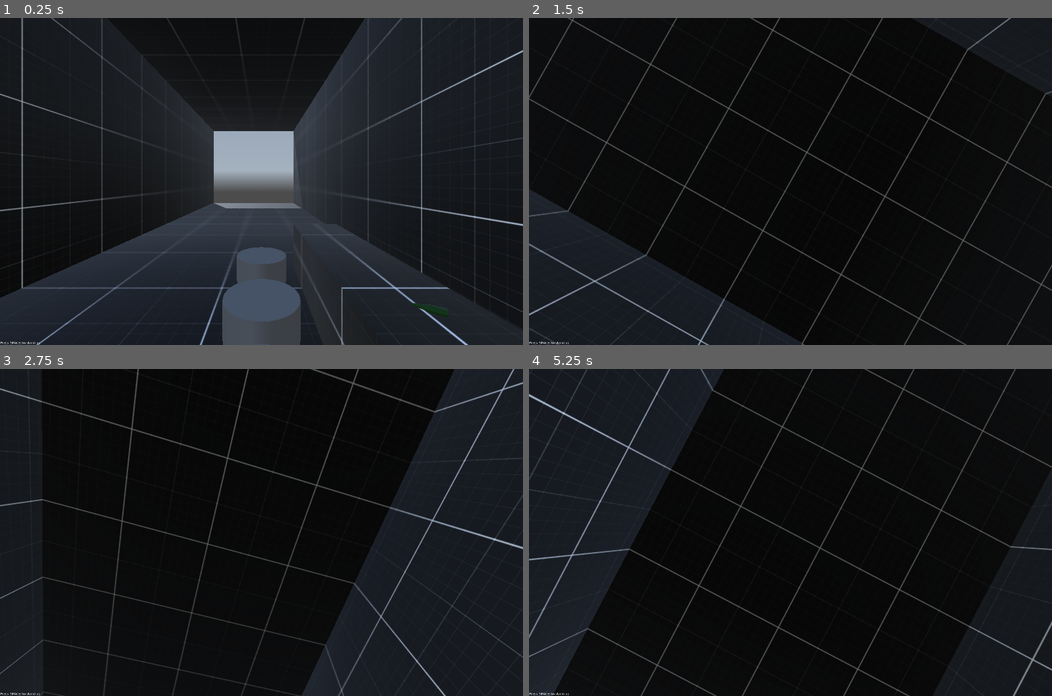
Above: before the commit, frames 1-4 (two rows, left to right).
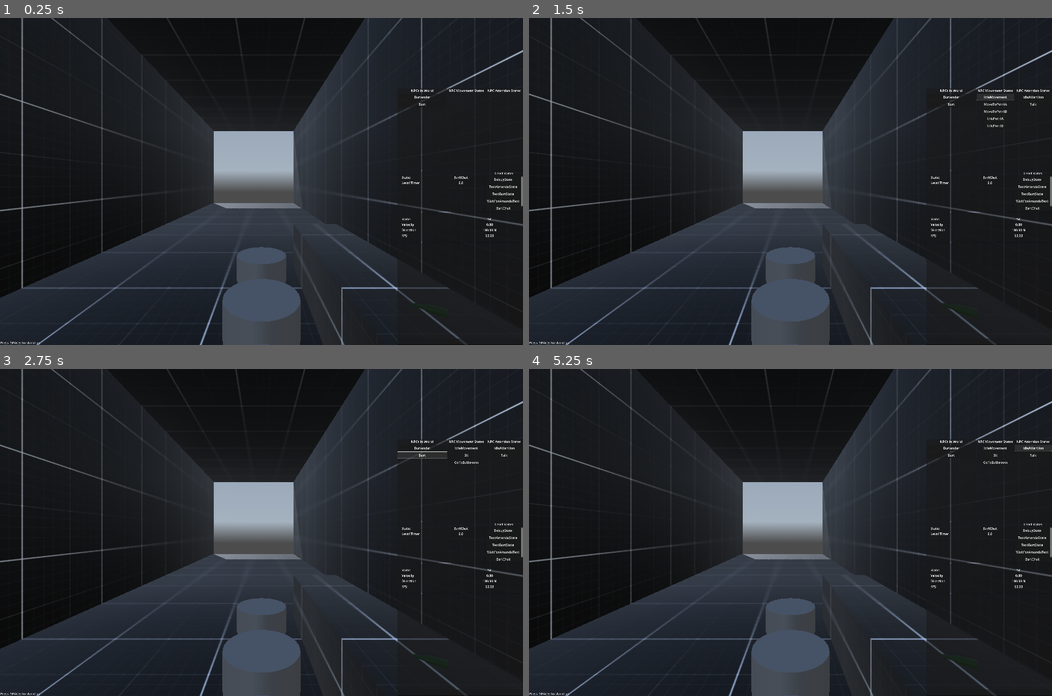
Above: after the commit, the same moments.

Repository: LucasMc17/One-Man-s-Trash
Game: Godot game, scene res://levels/level_01/root.tscn
Two runs of this game, one before a commit and one after it. Both use one fixed random seed, a clock stepped at 60 frames per second and the inputs below. A sky picture missing from this copy of the repository is replaced by a grey-blue gradient.
Inputs (mouse positions are in pixels of both pictures, inside the frame that each line leads up to):
- Up to frame 1 (0.25 s): no input
- Up to frame 2 (1.5 s): click (952, 96) at 0.5 s, where only the run after the commit has a clickable "Bartender"; click (994, 96) at 1.25 s, where only the run after the commit has a clickable "IdleMovement"
- Up to frame 3 (2.75 s): click (423, 454) at 2 s, where only the run after the commit has a clickable "Bart"
- Up to frame 4 (5.25 s): click (994, 463) at 2.75 s, where only the run after the commit has a clickable "GoToBathroom"; click (994, 463) at 3.5 s, where only the run after the commit has a clickable "GoToBathroom"; click (994, 454) at 4.25 s, where only the run after the commit has a clickable "Sit"; click (1031, 447) at 5 s, where only the run after the commit has a clickable "IdleAttention"

The runs differ from the first frame. In frame 1, 0.9% of the frame differs, in the area x 76-100%, y 21-100%; in frame 2, 41%; in frame 3, 40%; in frame 4, 47%, in the area x 0-100%, y 0-100%.

Commit message:
one approach to bathroom door closing behind bart

Diff:
--- a/globals/events.gd
+++ b/globals/events.gd
@@ -15,3 +15,9 @@
 
 ## Signal fired when a player's text conversation ends
 signal texting_ended(contact : TextContact)
+
+## Signal fired when an npc changes their movement state
+signal npc_movement_changed(npc : NPC, new_movement : StringName, previous_movement : StringName)
+
+## Signal fired when an npc changes their attention state
+signal npc_attention_changed(npc : NPC, new_attention : StringName, previous_attention : StringName)
--- a/globals/global_node.tscn
+++ b/globals/global_node.tscn
@@ -12,6 +12,4 @@
 
 [node name="Debug" type="Node" parent="."]
 script = ExtResource("2_u1vfw")
-debug_override = "OFF"
-skip_wait_times = true
-skip_typing = true
+debug_override = "ON"
--- a/levels/level_01/root.tscn
+++ b/levels/level_01/root.tscn
@@ -1,10 +1,11 @@
-[gd_scene load_steps=22 format=3 uid="uid://b2m4463t40ea1"]
+[gd_scene load_steps=23 format=3 uid="uid://b2m4463t40ea1"]
 
 [ext_resource type="Script" uid="uid://krn38ubei1hi" path="res://levels/level_01/root.gd" id="1_06tnj"]
 [ext_resource type="PackedScene" uid="uid://bquo2sra7l7e6" path="res://envs/daytime_env.tscn" id="1_jsf6y"]
 [ext_resource type="PackedScene" uid="uid://dp1q3ngso06dk" path="res://scenes/characters/player/player.tscn" id="2_34nx1"]
 [ext_resource type="PackedScene" uid="uid://brwpkrrtos4o5" path="res://debug/debug_block.tscn" id="3_qgp6h"]
 [ext_resource type="PackedScene" uid="uid://bo47ph4exyenq" path="res://scenes/chairs/debug_chair_01.tscn" id="4_06tnj"]
+[ext_resource type="PackedScene" uid="uid://8t3idewsxgn6" path="res://scenes/doors/debug_door_01.tscn" id="6_510th"]
 [ext_resource type="PackedScene" uid="uid://bctvs0pbevh86" path="res://scenes/characters/npcs/bartender/bartender.tscn" id="6_v74tu"]
 [ext_resource type="Script" uid="uid://cau1wg8ulku16" path="res://states/state_machine.gd" id="7_e1ace"]
 [ext_resource type="PackedScene" uid="uid://oi5poak31x26" path="res://scenes/characters/npcs/bart/bart.tscn" id="7_thd0o"]
@@ -70,9 +71,17 @@
 transform = Transform3D(1, 0, 0, 0, 1, 0, 0, 0, 1, 0, 3.5, 20.3)
 size = Vector3(8, 7, 0.5)
 
-[node name="DebugBlock" parent="Geometry" instance=ExtResource("3_qgp6h")]
+[node name="Counter" parent="Geometry" instance=ExtResource("3_qgp6h")]
 transform = Transform3D(1, 0, 0, 0, 1, 0, 0, 0, 1, 2, 0.5, 0)
 size = Vector3(1, 1, 10)
+
+[node name="BathroomWall" parent="Geometry" instance=ExtResource("3_qgp6h")]
+transform = Transform3D(1, 0, 0, 0, 1, 0, 0, 0, 1, 3.22085, 1.01758, 12.9966)
+size = Vector3(1.5, 2, 0.2)
+
+[node name="BathroomWall2" parent="Geometry" instance=ExtResource("3_qgp6h")]
+transform = Transform3D(1, 0, 0, 0, 1, 0, 0, 0, 1, 0.703888, 1.01758, 12.9966)
+size = Vector3(1.5, 2, 0.2)
 
 [node name="Seats" type="Node3D" parent="."]
 
@@ -95,6 +104,11 @@
 transform = Transform3D(1, 0, 0, 0, 1, 0, 0, 0, 1, 0.744456, 0, 2.97665)
 
 [node name="Doors" type="Node3D" parent="."]
+
+[node name="BathroomDoor" parent="Doors" groups=["LevelImportant"] instance=ExtResource("6_510th")]
+transform = Transform3D(1, 0, 0, 0, 1, 0, 0, 0, 1, 1.96809, 0, 12.9894)
+is_locked = true
+is_open = true
 
 [node name="StateMachine" type="Node" parent="." node_paths=PackedStringArray("CURRENT_STATE")]
 unique_name_in_owner = true
--- a/levels/level_01/states/bart_chat_state.gd
+++ b/levels/level_01/states/bart_chat_state.gd
@@ -17,5 +17,4 @@
 
 func _on_conversation_ended(npc : NPC):
 	if npc == Global.NPCS.Bart:
-		Global.log('bart chat ended')
 		transition('WaitForAmandaText')
--- a/levels/level_01/states/wait_for_amanda_text_state.gd
+++ b/levels/level_01/states/wait_for_amanda_text_state.gd
@@ -3,3 +3,7 @@
 func enter(previous_state, ext):
 	super(previous_state, ext)
 	Global.NPCS.Bart.current_movement.transition('GoToBathroom')
+	var bathroom_door : Door = Global.IMPORTANT_SCENES.BathroomDoor
+	Events.npc_movement_changed.connect(func (npc, new_movement, old_movement):
+		if npc == Global.NPCS.Bart && new_movement == 'IdleMovement' && old_movement == 'GoToBathroom':
+			bathroom_door.is_open = false)
--- a/scenes/characters/npcs/bart/bart.tscn
+++ b/scenes/characters/npcs/bart/bart.tscn
@@ -6,145 +6,8 @@
 [ext_resource type="Script" uid="uid://bo023d5lgrcn8" path="res://scenes/characters/npcs/states/movement_states/npc_sit_state.gd" id="7_v1oga"]
 [ext_resource type="Script" uid="uid://ckjkuwqqpjt54" path="res://scenes/characters/npcs/states/movement_states/npc_move_state.gd.gd" id="8_furea"]
 
-[sub_resource type="GDScript" id="GDScript_oju1j"]
-script/source = "class_name NPCSittingState extends NPCState
-
-@export var SEAT : Chair
-
-# var SIT_POSITION : Vector3
-# var GET_OFF_POSITION : Vector3
-# var _CAPTURED := false
-# var _EXITING := false
-# var _NEXT_STATE : StringName
-
-# func _ready():
-# 	_gravity_enabled = false
-
-# func enter(previous_state, ext):
-# 	super(previous_state, ext)
-# 	if ext.has('seat'):
-# 		SEAT = ext.seat
-# 	sit_position = SEAT.global_position + SEAT.sit_position
-# 	if ext.has('get_off_position'):
-# 		get_off_position = ext.get_off_position
-# 	else:
-# 		get_off_position = SEAT.GET_OFF_MARKER.global_position
-# 	if ext.has('next_state'):
-# 		_next_state = ext.next_state
-
-# func update(delta):
-# 	if !_captured:
-# 		ACTOR.position = lerp(ACTOR.position, sit_position, 0.08)
-# 		if ACTOR.position.distance_to(sit_position) < 0.01:
-# 			_captured = true
-# 	elif _exiting:
-# 		ACTOR.position = lerp(ACTOR.position, get_off_position, 0.08)
-# 		if ACTOR.position.distance_to(get_off_position) < 0.01:
-# 			super.transition(_next_state)
-# 	else:
-# 		super(delta)
-
-# func transition(new_state_name : StringName, _ext := {}):
-# 	_next_state = new_state_name
-# 	_exiting = true
-
-# func exit():
-# 	_captured = false
-# 	_exiting = false
-"
-
-[sub_resource type="GDScript" id="GDScript_clixb"]
-script/source = "# class_name NPCTalkState
-extends NPCState
-
-var prev_state : NPCState
-
-func _ready():
-	DISABLE_MOVEMENT = true
-
-func enter(previous_state, ext):
-	super(previous_state, ext)
-	prev_state = previous_state
-	# ACTOR.look_at(Global.PLAYER.global_position)
-	ACTOR.rotation.x = 0
-	ACTOR.rotation.z = 0
-	# var direction = POINT.global_position - ACTOR.global_position
-
-func exit():
-	super()
-	prev_state = null
-
-func return_to_last_state():
-	if prev_state:
-		transition(prev_state.name)
-
-func physics_update(delta: float):
-	super(delta)
-	# var direction = Global.PLAYER.CAMERA_CONTROLLER.global_position - ACTOR.global_position
-	# ACTOR.rotation.y = lerp_angle(ACTOR.rotation.y, atan2(-direction.x, -direction.y), 0.15)
-"
-
-[sub_resource type="GDScript" id="GDScript_v1oga"]
-script/source = "# class_name NPCMoveState
-extends NPCState
-
-@export var PATH_INDEX := 0
-@export var SHOULD_LOOP := false
-
-@export var NEXT_STATE : NPCState
-
-var PATH : Path3D
-var TARGET_INDEX := 0
-var TARGET_POSITION : Vector3
-var POINT_COUNT := 0
-
-func enter(previous_state, ext):
-	super(previous_state, ext)
-	PATH = ACTOR.MOVE_PATHS[PATH_INDEX]
-	POINT_COUNT = PATH.curve.point_count - 1
-	TARGET_POSITION = PATH.curve.get_point_position(TARGET_INDEX)
-
-func physics_update(delta: float):
-	super(delta)
-	var direction = (TARGET_POSITION + PATH.global_position) - ACTOR.global_position
-	if ACTOR.is_on_floor():
-		if ACTOR.global_position.distance_to(TARGET_POSITION + PATH.global_position) > 0.2:
-			var vector = direction.normalized() * 2.5
-			ACTOR.velocity.x = vector.x
-			ACTOR.velocity.z = vector.z
-			ACTOR.rotation.y = lerp_angle(ACTOR.rotation.y, atan2(-ACTOR.velocity.x, -ACTOR.velocity.z), 0.15)
-			# ACTOR.run()
-		else:
-			check_next_point()
-
-	ACTOR.move_and_slide()
-
-func check_next_point():
-	if TARGET_INDEX == POINT_COUNT:
-		if SHOULD_LOOP:
-			TARGET_INDEX = 0
-		else:
-			transition(NEXT_STATE.name)
-			return
-	else:
-		TARGET_INDEX += 1
-	TARGET_POSITION = PATH.curve.get_point_position(TARGET_INDEX)
-"
-
 [node name="Bart" instance=ExtResource("1_mkmu5")]
 TALK_TREE = ExtResource("2_kcs5t")
-
-[node name="StateMachine#SittingState" type="Node" parent="." index="1"]
-script = SubResource("GDScript_oju1j")
-metadata/_custom_type_script = "uid://82v0o456gjpd"
-
-[node name="StateMachine#TalkState" type="Node" parent="." index="2"]
-script = SubResource("GDScript_clixb")
-metadata/_custom_type_script = "uid://byy8ut45r621x"
-
-[node name="StateMachine#GoToBathroom" type="Node" parent="." index="3"]
-script = SubResource("GDScript_v1oga")
-metadata/_custom_type_script = "uid://bb242vl6r0yge"
 
 [node name="Talk" type="Node" parent="AttentionStateMachine" index="1" node_paths=PackedStringArray("ACTOR")]
 script = ExtResource("6_clixb")
--- a/scenes/characters/npcs/base_npc.tscn
+++ b/scenes/characters/npcs/base_npc.tscn
@@ -8,6 +8,7 @@
 [ext_resource type="Script" uid="uid://befgswxuxfmxp" path="res://scenes/characters/npcs/states/attention_states/npc_attention_state.gd" id="6_c4o2l"]
 
 [sub_resource type="CapsuleShape3D" id="CapsuleShape3D_6qnc6"]
+radius = 0.4
 
 [sub_resource type="CapsuleShape3D" id="CapsuleShape3D_vy5f6"]
 
--- a/scenes/characters/npcs/states/movement_states/npc_movement_state.gd
+++ b/scenes/characters/npcs/states/movement_states/npc_movement_state.gd
@@ -8,6 +8,10 @@
 
 func enter(previous_state, ext):
 	super(previous_state, ext)
+	var previous_name : StringName
+	if previous_state:
+		previous_name = previous_state.name
+	Events.npc_movement_changed.emit(ACTOR, name, previous_name)
 	ACTOR.DEBUG_PANEL.movement_state = name
 
 func update(delta):
--- a/scenes/characters/player/player.tscn
+++ b/scenes/characters/player/player.tscn
@@ -12,6 +12,7 @@
 [ext_resource type="Script" uid="uid://papflnia2cun" path="res://scenes/characters/player/states/movement_states/player_sit_state.gd" id="9_42irl"]
 
 [sub_resource type="CapsuleShape3D" id="CapsuleShape3D_sh265"]
+radius = 0.4
 
 [sub_resource type="StandardMaterial3D" id="StandardMaterial3D_0owmy"]
 albedo_color = Color(0.17316, 0.718229, 1, 1)
--- a/scenes/doors/door.gd
+++ b/scenes/doors/door.gd
@@ -70,6 +70,9 @@
 @onready var INTERACTABLE = %Interactable
 
 # BUILT INS
+func _ready():
+	is_open = is_open
+
 func _physics_process(_delta):
 	DOOR_BODY.rotation.y = lerp(DOOR_BODY.rotation.y, target_rotation, 0.1)
 
Not shown: 1 places in scenes/characters/npcs/bart/bart.tscn that only renumber resources
